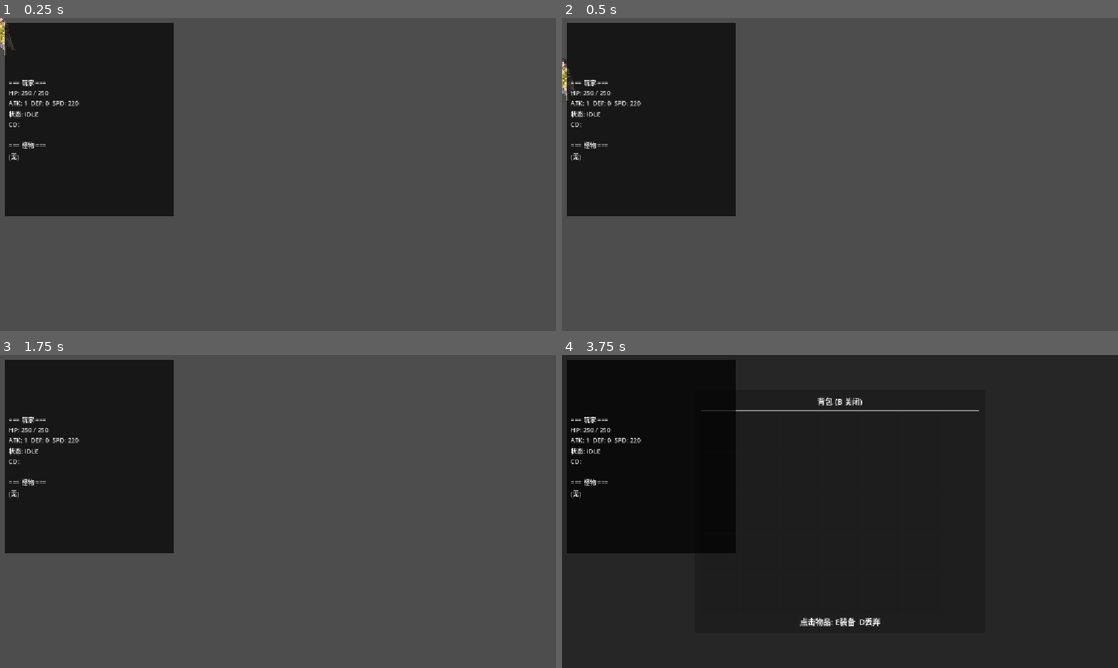
Above: before the commit, frames 1-4 (two rows, left to right).
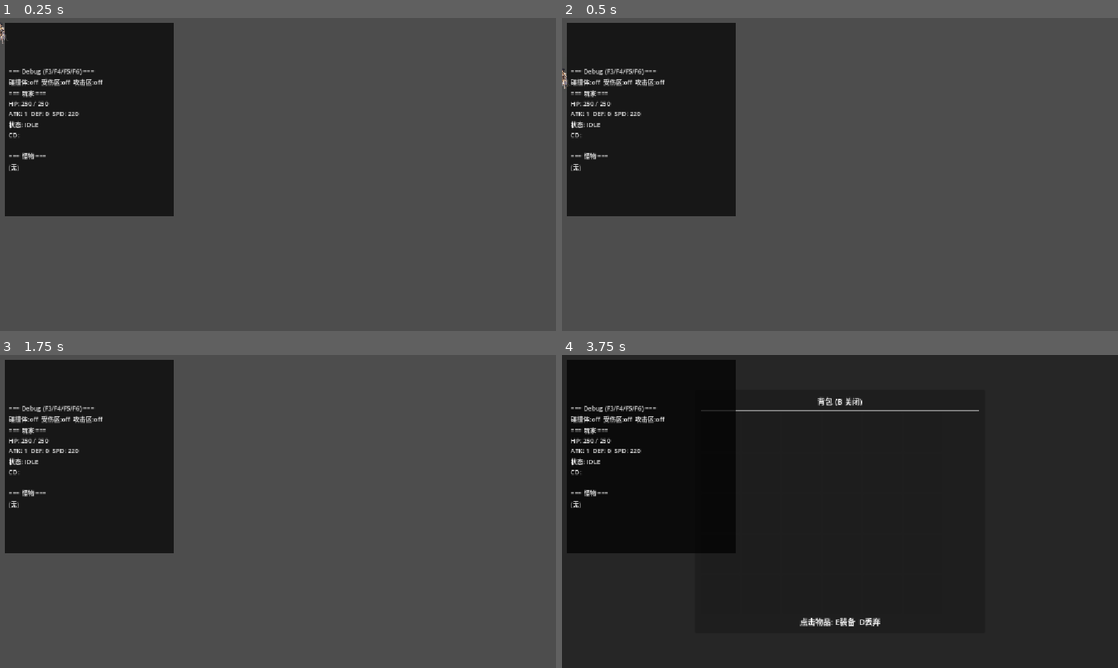
Above: after the commit, the same moments.

Repository: yfn520/2dHBGame
Game: Godot game, scene res://scenes/game_root.tscn
Same seed, same stepped clock (60 frames per second), same inputs: the game is played once before the commit and once after it.
Inputs:
- Up to frame 1 (0.25 s): no input
- Up to frame 2 (0.5 s): no input
- Up to frame 3 (1.75 s): tap Enter at 0.5 s; hold Right from 0.53 s (still down); tap J at 0.6 s; tap Space at 0.77, 1.52 s; tap K at 1.35 s
- Up to frame 4 (3.75 s): tap Space at 2, 3.02, 3.5 s; release Right at 2.03 s; hold Left 2.03-2.78 s; tap L at 2.1 s; tap Enter at 2.75 s; hold Right from 2.78 s (still down); tap U at 2.85 s; tap B at 3.6 s

The runs differ from the first frame. In frame 1, 1.1% of the frame differs, in the area x 0-19%, y 0-49%; in frame 2, 1.1%, in the area x 0-19%, y 12-49%; in frame 3, 1.0%; in frame 4, 1.0%.

Commit message:
战斗bug修复

Diff:
--- a/assets/characters/kivin/combat_actions.json
+++ b/assets/characters/kivin/combat_actions.json
@@ -4,10 +4,10 @@
 			"hit_windows": [
 				{
 					"end_frame": 3,
-					"forward": 30.0,
-					"height": 80.0,
+					"forward": 15.0,
+					"height": 40.0,
 					"start_frame": 3,
-					"width": 60.0,
+					"width": 30.0,
 					"y": 0.0
 				}
 			]
@@ -16,10 +16,10 @@
 			"hit_windows": [
 				{
 					"end_frame": 2,
-					"forward": 50.0,
-					"height": 80.0,
+					"forward": 25.0,
+					"height": 40.0,
 					"start_frame": 2,
-					"width": 60.0,
+					"width": 30.0,
 					"y": 0.0
 				}
 			]
@@ -28,10 +28,10 @@
 			"hit_windows": [
 				{
 					"end_frame": 2,
-					"forward": 30.0,
-					"height": 20.0,
+					"forward": 15.0,
+					"height": 10.0,
 					"start_frame": 2,
-					"width": 20.0,
+					"width": 10.0,
 					"y": 0.0
 				}
 			]
@@ -40,15 +40,15 @@
 			"hit_windows": [
 				{
 					"end_frame": 3,
-					"forward": 40.0,
-					"height": 110.0,
+					"forward": 20.0,
+					"height": 55.0,
 					"start_frame": 3,
-					"width": 100.0,
-					"y": -10.0
+					"width": 50.0,
+					"y": -5.0
 				}
 			]
 		}
 	},
-	"sprite_scale": 1.0,
+	"sprite_scale": 0.5,
 	"version": 1
 }
--- a/assets/characters/kivin/godot/character_actions.tscn
+++ b/assets/characters/kivin/godot/character_actions.tscn
@@ -5,6 +5,5 @@
 [node name="CharacterActionSet" type="Node2D" unique_id=1176898753]
 
 [node name="AnimatedSprite2D" type="AnimatedSprite2D" parent="." unique_id=1355044615]
-position = Vector2(-12, 200)
 sprite_frames = ExtResource("frames")
 animation = &"attack"
--- a/assets/enemies/slimu/godot/character_actions.tscn
+++ b/assets/enemies/slimu/godot/character_actions.tscn
@@ -5,6 +5,6 @@
 [node name="CharacterActionSet" type="Node2D" unique_id=1633906585]
 
 [node name="AnimatedSprite2D" type="AnimatedSprite2D" parent="." unique_id=752936702]
-position = Vector2(0, 185)
+position = Vector2(0, 198)
 sprite_frames = ExtResource("frames")
 animation = &"idle"
--- a/assets/enemies/slimu/godot/slimu.tscn
+++ b/assets/enemies/slimu/godot/slimu.tscn
@@ -13,14 +13,13 @@
 size = Vector2(19, 21)
 
 [sub_resource type="RectangleShape2D" id="3_hurt_shape"]
-size = Vector2(20, 25)
+size = Vector2(23, 25)
 
 [node name="slimu" type="CharacterBody2D" unique_id=729802778]
 collision_layer = 2
 script = ExtResource("0_script")
 
 [node name="CollisionShape2D" type="CollisionShape2D" parent="." unique_id=1114940189]
-position = Vector2(0, -6)
 shape = SubResource("1_shape")
 
 [node name="CharacterActionSet" parent="." unique_id=100410414 instance=ExtResource("1_visual")]
@@ -42,7 +41,7 @@
 script = ExtResource("3_hurt")
 
 [node name="CollisionShape2D" type="CollisionShape2D" parent="HurtBox" unique_id=1902017427]
-position = Vector2(0, -5.5)
+position = Vector2(0.5, 0)
 shape = SubResource("3_hurt_shape")
 
 [node name="CombatComponent" type="Node" parent="." unique_id=14812950]
--- a/scenes/player.tscn
+++ b/scenes/player.tscn
@@ -7,7 +7,7 @@
 [ext_resource type="Script" uid="uid://0e7uc6u1olhs" path="res://scripts/combat/hit_box.gd" id="5_hit"]
 
 [sub_resource type="RectangleShape2D" id="1_shape"]
-size = Vector2(24, 38)
+size = Vector2(24, 41)
 
 [sub_resource type="RectangleShape2D" id="2_shape"]
 size = Vector2(18, 42)
@@ -16,7 +16,7 @@
 size = Vector2(30, 30)
 
 [sub_resource type="RectangleShape2D" id="4_hurt_shape"]
-size = Vector2(20, 36)
+size = Vector2(20, 41)
 
 [node name="Player" type="CharacterBody2D" unique_id=2009657956]
 script = ExtResource("1_script")
@@ -34,6 +34,7 @@
 
 [node name="CharacterActionSet" parent="." unique_id=1240346433 instance=ExtResource("2_visual")]
 z_index = 100
+position = Vector2(-5.69, 98.26)
 scale = Vector2(0.5, 0.5)
 
 [node name="Camera2D" type="Camera2D" parent="." unique_id=1735926775]
--- a/scripts/combat/combat_component.gd
+++ b/scripts/combat/combat_component.gd
@@ -66,6 +66,7 @@
 
 func _process(delta: float) -> void:
 	if combat_state == CombatState.DEAD:
+		_end_melee_window()
 		return
 
 	# 冷却计时
@@ -82,6 +83,16 @@
 	# 受击后无敌
 	if _invincible_after_hit > 0.0:
 		_invincible_after_hit -= delta
+
+	# Revalidate the active window every tick. This is also the cleanup path
+	# when a timer/state interruption happens without another frame_changed.
+	if _pending_skill.is_empty():
+		if _hit_box != null and _hit_box.has_method("is_active") and _hit_box.is_active():
+			_hit_box.deactivate()
+	elif combat_state != CombatState.ATTACKING and combat_state != CombatState.SKILL:
+		_end_melee_window()
+	else:
+		_on_sprite_frame_changed()
 
 
 func _unhandled_input(event: InputEvent) -> void:
--- a/scripts/combat/hit_box.gd
+++ b/scripts/combat/hit_box.gd
@@ -12,7 +12,9 @@
 
 
 func _ready() -> void:
-	z_index = 10
+	# Draw valid attack windows above the always-on HurtBox debug overlay.
+	z_as_relative = false
+	z_index = 1100
 	if collision_shape.shape != null:
 		collision_shape.shape = collision_shape.shape.duplicate()
 	if not area_entered.is_connected(_on_area_entered):
@@ -40,7 +42,6 @@
 	_hit_targets.clear()
 	monitoring = detect_hits
 	collision_shape.set_deferred("disabled", not detect_hits)
-	queue_redraw()
 	if detect_hits:
 		call_deferred("_detect_existing_overlaps")
 
@@ -50,23 +51,6 @@
 	monitoring = false
 	if is_instance_valid(collision_shape):
 		collision_shape.set_deferred("disabled", true)
-	queue_redraw()
-
-
-func _draw() -> void:
-	if not _active:
-		return
-	if collision_shape == null or collision_shape.shape == null:
-		return
-	var rect: Rect2
-	if collision_shape.shape is RectangleShape2D:
-		var size: Vector2 = collision_shape.shape.size
-		rect = Rect2(collision_shape.position - size * 0.5, size)
-	else:
-		# 圆形等其他形状用包围盒
-		rect = collision_shape.shape.get_rect()
-		rect.position += collision_shape.position
-	draw_rect(rect, Color(1, 0, 0, 0.35))
 
 
 func is_active() -> bool:
--- a/scripts/combat/hurt_box.gd
+++ b/scripts/combat/hurt_box.gd
@@ -5,24 +5,10 @@
 signal damaged(damage: int, source: Node)
 
 var _owner_entity: Node = null
-var _collision_shape: CollisionShape2D = null
 
 
 func setup(owner_entity: Node) -> void:
 	_owner_entity = owner_entity
-	for child in get_children():
-		if child is CollisionShape2D:
-			_collision_shape = child
-			break
-	# Debug geometry must remain visible above character sprites in either facing.
-	z_as_relative = false
-	z_index = 1000
-	# 每帧重绘，确保朝向变化后立即更新
-	set_process(true)
-
-
-func _process(_delta: float) -> void:
-	queue_redraw()
 
 
 func is_hurt_box() -> bool:
@@ -33,16 +19,3 @@
 	if _owner_entity != null and _owner_entity.has_method("take_damage"):
 		_owner_entity.take_damage(damage, source)
 	damaged.emit(damage, source)
-
-
-func _draw() -> void:
-	if _collision_shape == null or _collision_shape.shape == null:
-		return
-	var rect: Rect2
-	if _collision_shape.shape is RectangleShape2D:
-		var size: Vector2 = _collision_shape.shape.size
-		rect = Rect2(_collision_shape.position - size * 0.5, size)
-	else:
-		rect = _collision_shape.shape.get_rect()
-		rect.position += _collision_shape.position
-	draw_rect(rect, Color(1, 1, 0, 0.3))
--- /dev/null
+++ b/scripts/data/debug_draw.gd
@@ -0,0 +1,6 @@
+class_name DebugDraw
+
+# Debug 绘制开关 (F4/F5/F6)
+static var show_collision := false
+static var show_hurtbox := false
+static var show_hitbox := false
--- a/scripts/enemy.gd
+++ b/scripts/enemy.gd
@@ -335,6 +335,39 @@
 	_face_direction(signf(_patrol_target - global_position.x))
 
 
+## Debug 绘制碰撞框
+func _draw() -> void:
+	if DebugDraw.show_collision:
+		var col = $CollisionShape2D
+		if col != null and col.shape != null:
+			var s: Vector2 = col.shape.size
+			draw_rect(Rect2(col.position - s * 0.5, s), Color(0, 1, 0, 0.3))
+	if DebugDraw.show_hurtbox:
+		_draw_debug_box("HurtBox", Color(1, 1, 0, 0.3))
+	if DebugDraw.show_hitbox:
+		_draw_debug_box("HitBox", Color(1, 0, 0, 0.35))
+
+
+func _draw_debug_box(box_name: String, color: Color) -> void:
+	var box := get_node_or_null(box_name)
+	if box == null:
+		return
+	if box_name == "HitBox" and (not box.has_method("is_active") or not box.is_active()):
+		return
+	for child in box.get_children():
+		if child is CollisionShape2D and child.shape != null:
+			if child.shape is RectangleShape2D:
+				var s: Vector2 = child.shape.size
+				var center := to_local(child.global_position)
+				draw_rect(Rect2(center - s * 0.5, s), color)
+
+
+func _process(_delta: float) -> void:
+	# F6 can change independently of AI/animation frames; redraw also clears the
+	# previous valid-frame rectangle immediately after the window closes.
+	queue_redraw()
+
+
 func _face_direction(dir: float) -> void:
 	if dir == 0.0:
 		return
--- a/scripts/game_root.gd
+++ b/scripts/game_root.gd
@@ -8,6 +8,8 @@
 var _level_manager: Node
 var _enemy_spawner: Node
 var _debug_label: Label
+
+
 
 
 func _ready() -> void:
@@ -98,6 +100,14 @@
 	var combat = player.get_node_or_null("CombatComponent")
 	var stats = GameRegistry.character_stats
 
+	# ---- Debug 开关状态 ----
+	lines.append("=== Debug (F3/F4/F5/F6) ===")
+	lines.append("碰撞体:%s  受伤区:%s  攻击区:%s" % [
+		"ON" if DebugDraw.show_collision else "off",
+		"ON" if DebugDraw.show_hurtbox else "off",
+		"ON" if DebugDraw.show_hitbox else "off",
+	])
+
 	# ---- 玩家信息 ----
 	lines.append("=== 玩家 ===")
 	if stats != null:
@@ -167,6 +177,15 @@
 		KEY_F3:
 			_debug_label.get_parent().visible = not _debug_label.get_parent().visible
 			get_viewport().set_input_as_handled()
+		KEY_F4:
+			DebugDraw.show_collision = not DebugDraw.show_collision
+			get_viewport().set_input_as_handled()
+		KEY_F5:
+			DebugDraw.show_hurtbox = not DebugDraw.show_hurtbox
+			get_viewport().set_input_as_handled()
+		KEY_F6:
+			DebugDraw.show_hitbox = not DebugDraw.show_hitbox
+			get_viewport().set_input_as_handled()
 
 
 func _place_player_at_spawn() -> void:
--- a/scripts/player.gd
+++ b/scripts/player.gd
@@ -47,14 +47,9 @@
 
 	var cfg: Dictionary = json.data
 	_load_combat_actions(config_path.get_base_dir(), cfg)
-	var char_set := $CharacterActionSet as Node2D
-	var s: float = float(cfg.get("display_scale", 1.0))
-	var offset: Dictionary = cfg.get("display_offset", {})
-	var oy: float = float(offset.get("y", 0))
-	char_set.scale = Vector2(s, s)
-	char_set.position = Vector2(0, oy)
-	# Camera 高度跟随角色
-	camera.position.y = -60.0 * s
+	# CharacterActionSet transform is scene-authored. Reapplying the config value
+	# here used to overwrite player.tscn's 0.5 scale with 1.0 at runtime, while
+	# enemies stayed at 0.5, separating visible feet from collision geometry.
 
 
 func get_combat_actions() -> Dictionary:
@@ -81,10 +76,9 @@
 			return
 		if combat.combat_state == combat.CombatState.HIT:
 			can_move = false
-		if _combat_anim_playing and (
-			combat.combat_state == combat.CombatState.ATTACKING
-			or combat.combat_state == combat.CombatState.SKILL
-		):
+		# Combat state may reset before the visual action finishes, so the
+		# animation itself is the authoritative movement lock.
+		if _combat_anim_playing:
 			can_move = false
 
 	var direction := _get_move_direction()
@@ -105,9 +99,9 @@
 			_handle_ground_movement(direction, jump_pressed, delta)
 	else:
 		# 战斗状态中减速停下
-		velocity.x = move_toward(velocity.x, 0, 400 * delta)
-
-	if direction != 0.0:
+		velocity.x = 0.0
+
+	if can_move and direction != 0.0:
 		var new_flip := direction > 0.0
 		if sprite.flip_h != new_flip:
 			sprite.flip_h = new_flip
@@ -190,6 +184,37 @@
 			return child.global_position.x
 
 	return ladder.global_position.x
+
+
+## Debug 绘制碰撞框
+func _draw() -> void:
+	if DebugDraw.show_collision:
+		var col = $CollisionShape2D
+		if col != null and col.shape != null:
+			var s: Vector2 = col.shape.size
+			draw_rect(Rect2(col.position - s * 0.5, s), Color(0, 1, 0, 0.3))
+	if DebugDraw.show_hurtbox:
+		_draw_debug_box("HurtBox", Color(1, 1, 0, 0.3))
+	if DebugDraw.show_hitbox:
+		_draw_debug_box("HitBox", Color(1, 0, 0, 0.35))
+
+
+func _draw_debug_box(box_name: String, color: Color) -> void:
+	var box := get_node_or_null(box_name)
+	if box == null:
+		return
+	if box_name == "HitBox" and (not box.has_method("is_active") or not box.is_active()):
+		return
+	for child in box.get_children():
+		if child is CollisionShape2D and child.shape != null:
+			if child.shape is RectangleShape2D:
+				var s: Vector2 = child.shape.size
+				var center := to_local(child.global_position)
+				draw_rect(Rect2(center - s * 0.5, s), color)
+
+
+func _process(_delta: float) -> void:
+	queue_redraw()
 
 
 ## Mirror the authored sprite-node offset with the artwork. Collision boxes stay actor-local.
Not shown, added: scripts/data/debug_draw.gd.uid
Not shown, changed: MEMORY.md
